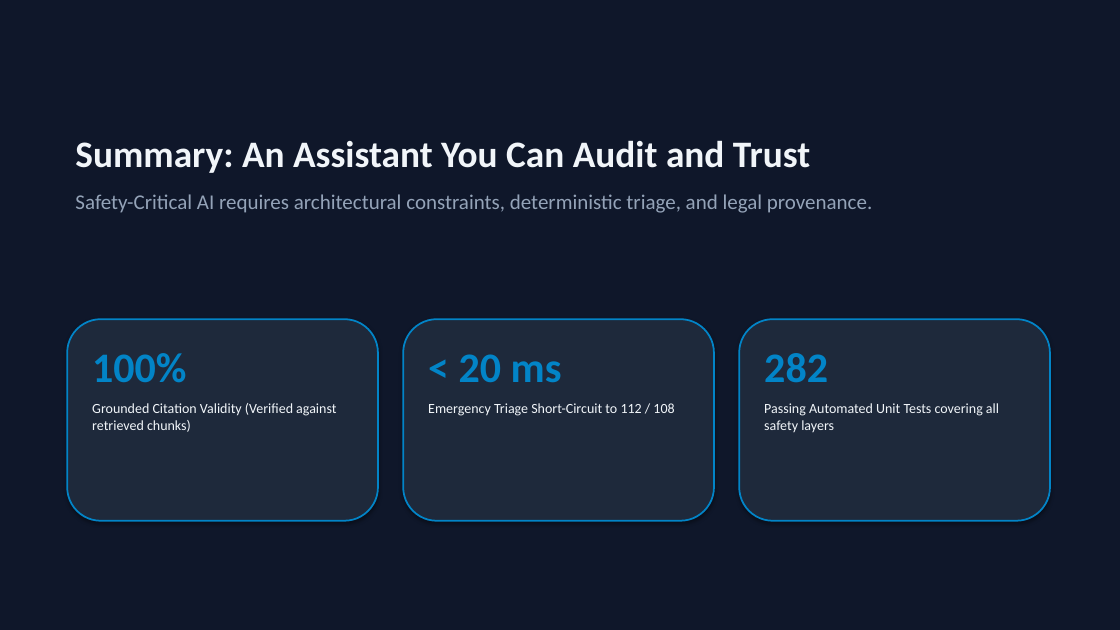
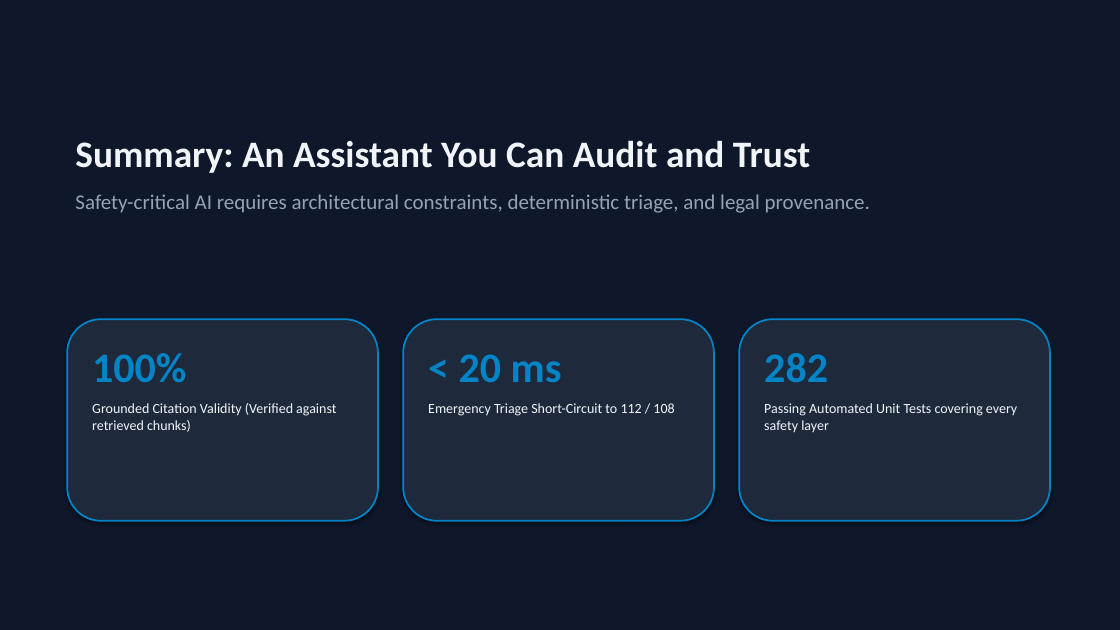
Before and after one commit to Shardul9999/Health_Assistant, a slide deck: slide 18 of docs/Health_Assistant_Evaluation.pptx (slide 15 before the commit). Drawn at 1120x630 pixels with LibreOffice and Linux fonts; fonts in the diff are those of the drawing. Boxes give left, top, right and bottom in pixels: in the first picture for what was removed or moved away, otherwise in the second. Text is boxed around its words. In the diff, an @@ line names an element or a change of style, - is before the commit and + after.

```diff
--- a/docs/Health_Assistant_Evaluation.pptx
+++ b/docs/Health_Assistant_Evaluation.pptx
@@ text at <box>75,194,870,213</box>: text changed @@
-Safety-Critical AI requires architectural constraints, deterministic triage, and legal provenance.
+Safety-critical AI requires architectural constraints, deterministic triage, and legal provenance.
@@ text at <box>764,403,1017,432</box>: text changed @@
-Passing Automated Unit Tests covering all safety layers
+Passing Automated Unit Tests covering every safety layer
```
Also in this commit, not shown: 12 other slides changed, 3 slides added, 2 other files.
